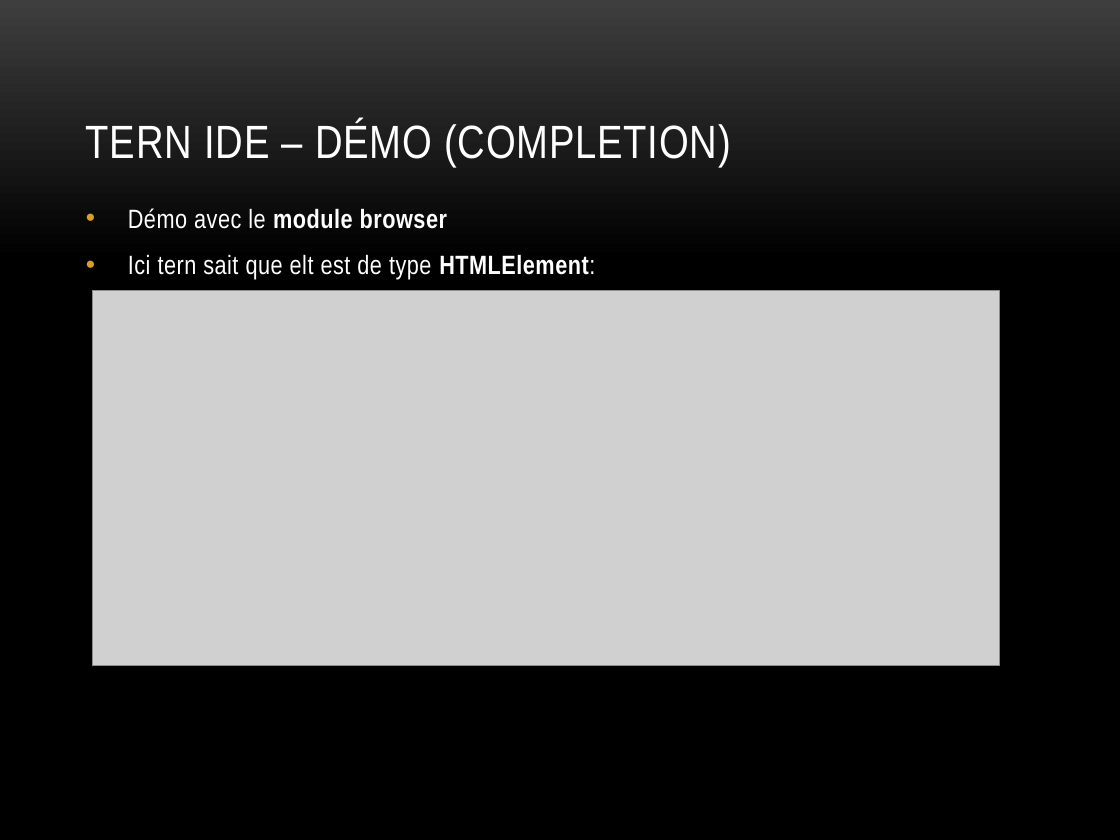
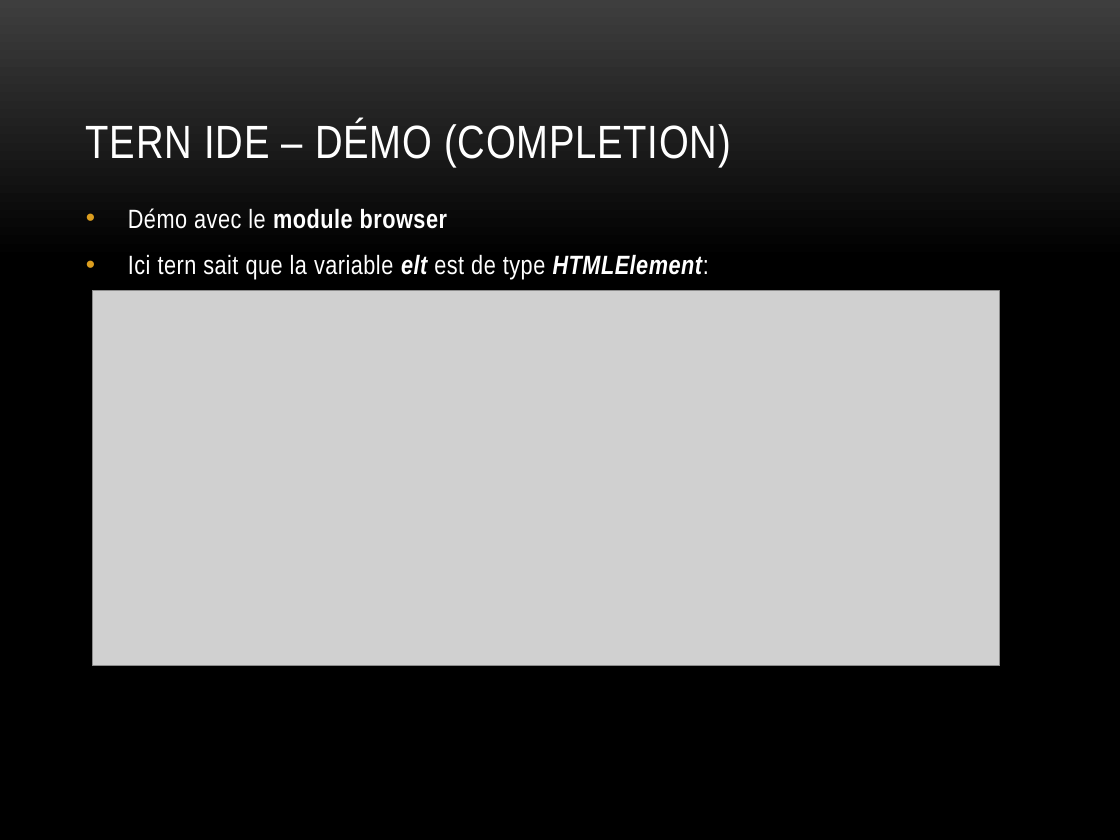
Before and after one commit to angelozerr/tern.java, a slide deck: slide 14 of docs/tern.java_fr.pptx. Drawn at 1120x840 pixels with LibreOffice and Linux fonts; fonts in the diff are those of the drawing; grey boxes stand for pictures; background and template pictures are left out. Boxes give left, top, right and bottom in pixels: in the first picture for what was removed or moved away, otherwise in the second. Text is boxed around its words. In the diff, an @@ line names an element or a change of style, - is before the commit and + after.

Commit message:
Explain node.js tern server.

```diff
--- a/docs/tern.java_fr.pptx
+++ b/docs/tern.java_fr.pptx
@@ text at (x1=128, y1=254, x2=709, y2=279): text changed @@
-• Ici tern sait que elt est de type HTMLElement:
+• Ici tern sait que la variable elt est de type HTMLElement:
```
Also in this commit, not shown: 12 other slides changed, 5 slides added, 5 slides removed.
